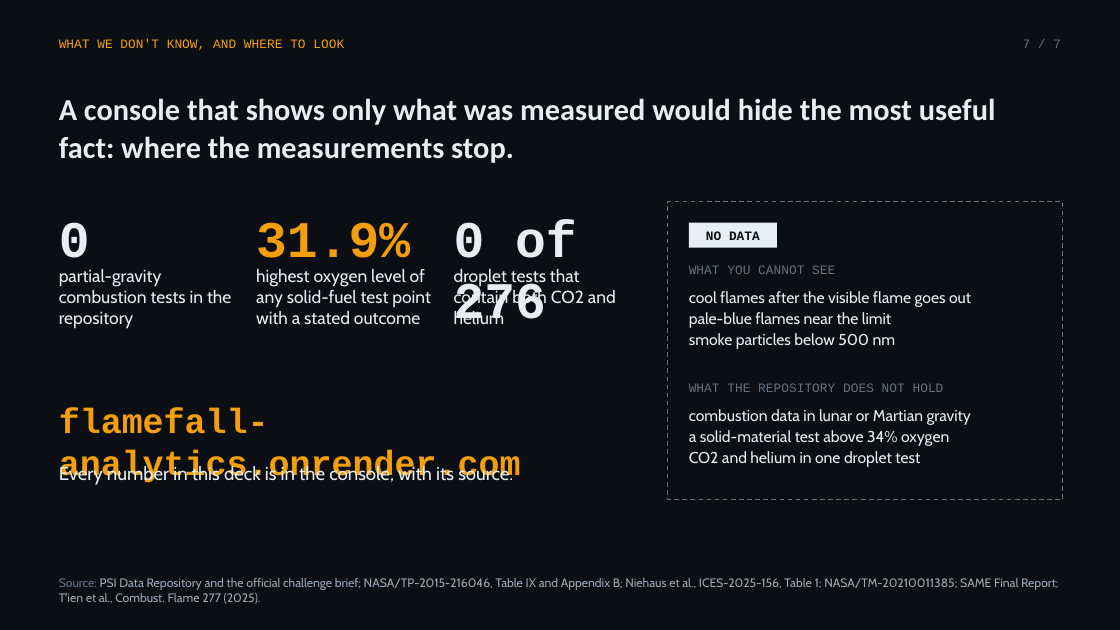
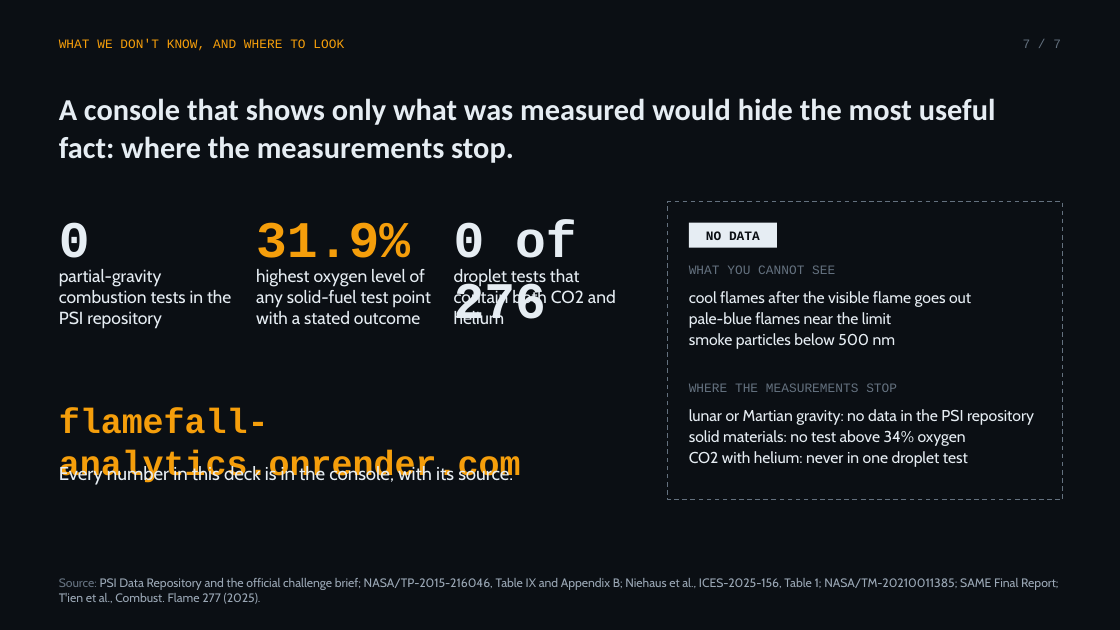
Before and after one commit to ZOGWORK/flamefall-analytics, a slide deck: slide 7 of docs/Flamefall-Analytics-deck.pptx. Drawn at 1120x630 pixels with LibreOffice and Linux fonts; fonts in the diff are those of the drawing. Boxes give left, top, right and bottom in pixels: in the first picture for what was removed or moved away, otherwise in the second. Text is boxed around its words. In the diff, an @@ line names an element or a change of style, - is before the commit and + after.

Commit message:
docs/Flamefall-Analytics-deck.pptx: rebuild with the corrected slides 2, 6 and 7

```diff
--- a/docs/Flamefall-Analytics-deck.pptx
+++ b/docs/Flamefall-Analytics-deck.pptx
@@ text at (59, 269, 231, 329): text changed @@
-partial-gravity combustion tests in the repository
+partial-gravity combustion tests in the PSI repository
@@ text at (689, 383, 897, 392): text changed @@
-WHAT THE REPOSITORY DOES NOT HOLD
+WHERE THE MEASUREMENTS STOP
@@ text at (689, 409, 1034, 467): text changed @@
-combustion data in lunar or Martian gravity
-a solid-material test above 34% oxygen
-CO2 and helium in one droplet test
+lunar or Martian gravity: no data in the PSI repository
+solid materials: no test above 34% oxygen
+CO2 with helium: never in one droplet test
```
Also in this commit, not shown: 1 other slide changed.
